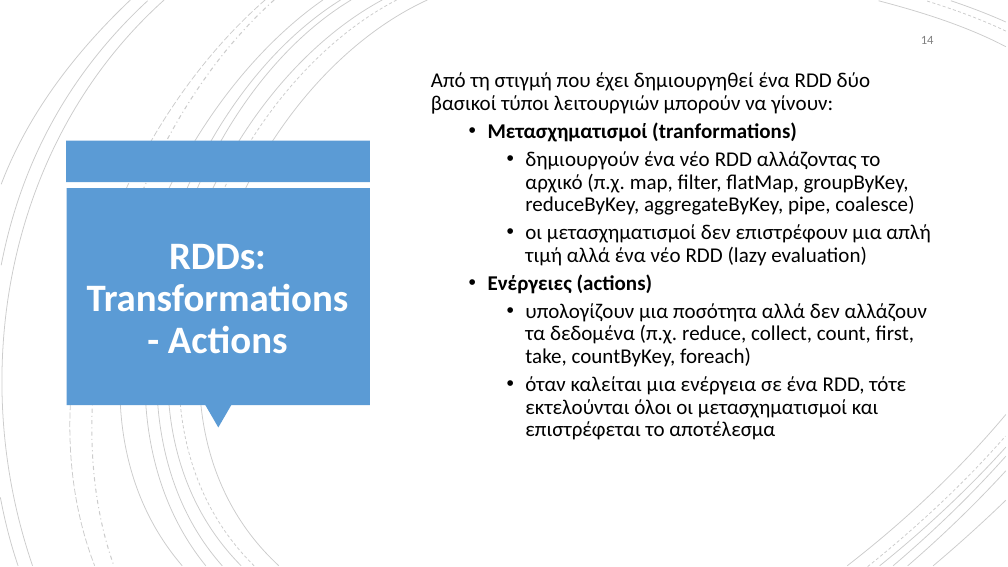
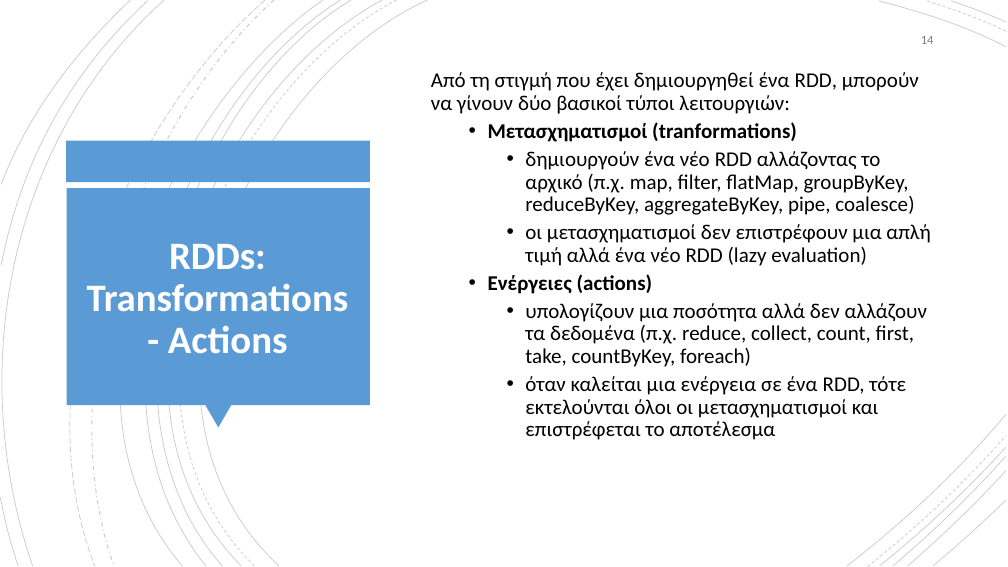
Before and after one commit to chgogos/big_data, a slide deck: slide 14 of 04. Apache Spark.pptx. Drawn at 1008x567 pixels with LibreOffice and Linux fonts; fonts in the diff are those of the drawing. Boxes give left, top, right and bottom in pixels: in the first picture for what was removed or moved away, otherwise in the second. Text is boxed around its words. In the diff, an @@ line names an element or a change of style, - is before the commit and + after.

```diff
--- a/04. Apache Spark.pptx
+++ b/04. Apache Spark.pptx
@@ text at [431, 72, 919, 114]: text changed @@
-Από τη στιγμή που έχει δημιουργηθεί ένα RDD δύο βασικοί τύποι λειτουργιών μπορούν να γίνουν:
+Από τη στιγμή που έχει δημιουργηθεί ένα RDD, μπορούν να γίνουν δύο βασικοί τύποι λειτουργιών:
```
Also in this commit, not shown: 9 other slides changed, 1 slide removed, 11 other files.
